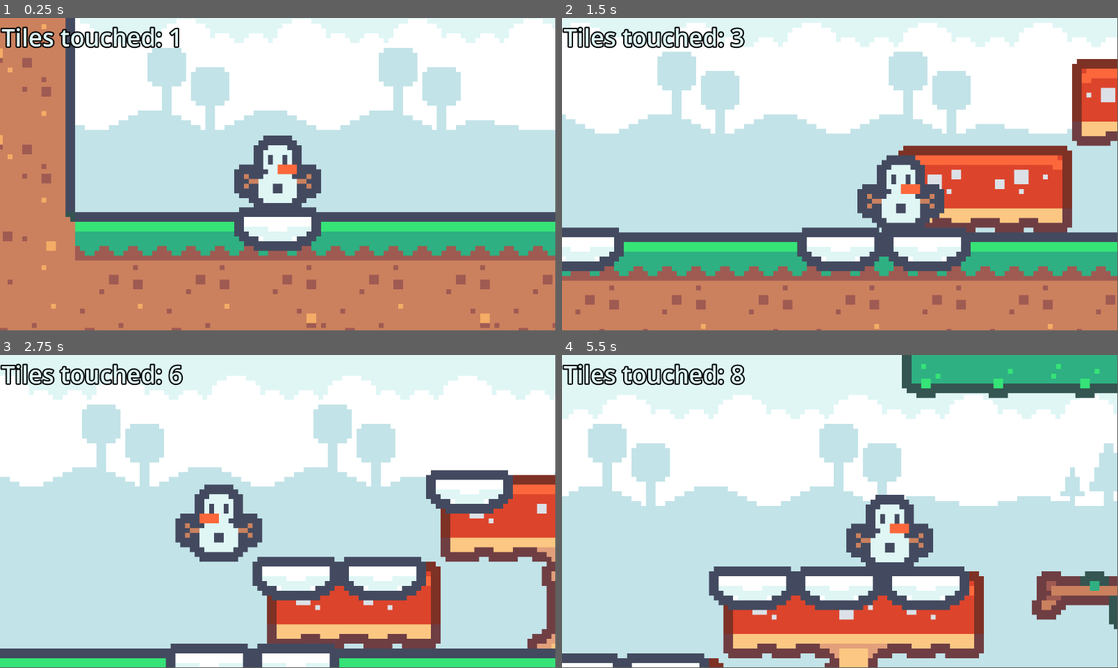
Above: before the commit, frames 1-4 (two rows, left to right).
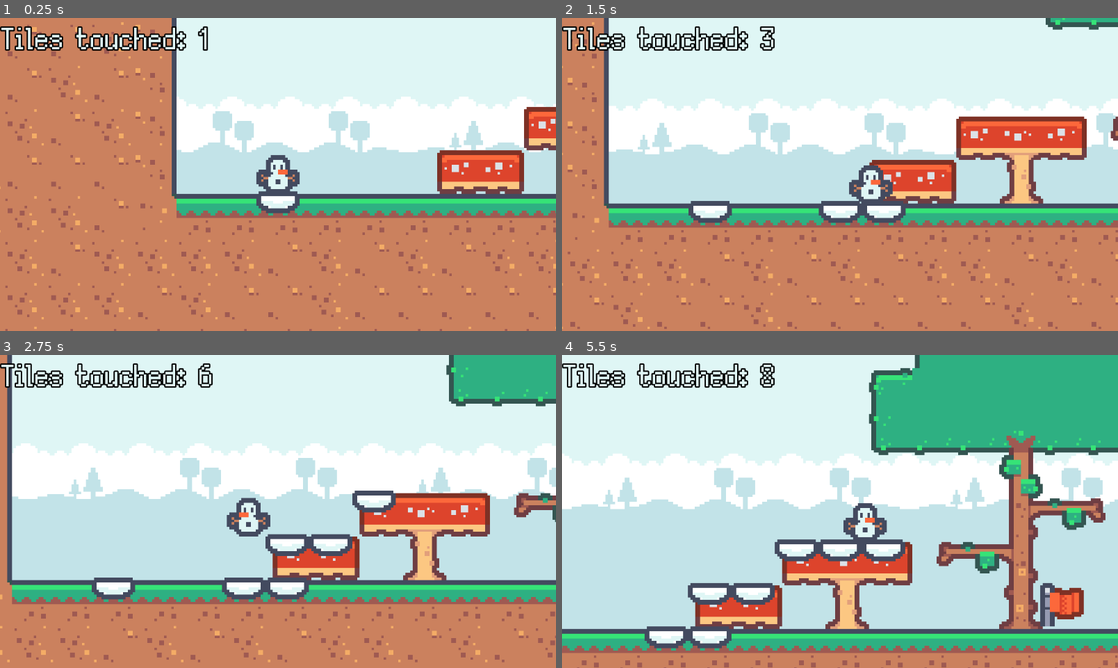
Above: after the commit, the same moments.

Repository: Loekiboy/snowman_the_game
Game: Godot game, scene res://main.tscn
Same seed, same stepped clock (60 frames per second), same inputs: the game is played once before the commit and once after it.
Inputs:
- Up to frame 1 (0.25 s): no input
- Up to frame 2 (1.5 s): tap Enter (ui_accept) at 0.5, 0.77 s; hold Right (ui_right) from 0.53 s (still down); tap Alt at 0.6 s; tap Shift at 1.35 s
- Up to frame 3 (2.75 s): tap Enter (ui_accept) at 1.52 s; release Right (ui_right) at 2.03 s; hold Left (ui_left) from 2.03 s (still down); tap Alt at 2.1 s
- Up to frame 4 (5.5 s): release Left (ui_left) at 2.78 s; hold Right (ui_right) 2.78-4.28 s; tap Shift at 2.85, 4.35 s; tap Enter (ui_accept) at 3.02, 3.77, 4.52 s; tap Alt at 3.6, 5.1 s; hold Left (ui_left) 4.28-5.03 s; hold Right (ui_right) from 5.03 s (still down)
In our replay, the window is 799x449 before the commit and 800x450 after it. These sizes can differ from the game's own. Grey fills any space a smaller window leaves; there, only what the larger window draws over its background counts as a difference.

The runs differ from the first frame. In frame 1, 58% of the frame differs, in the area x 0-100%, y 0-100%; in frame 2, 66%; in frame 3, 71%; in frame 4, 60%.

Commit message:
Pixel art font added

Diff:
--- a/platformer-hackclub/main.tscn
+++ b/platformer-hackclub/main.tscn
@@ -1,9 +1,10 @@
-[gd_scene load_steps=13 format=4 uid="uid://tkp6t1bqmr0h"]
+[gd_scene load_steps=14 format=4 uid="uid://tkp6t1bqmr0h"]
 
 [ext_resource type="Texture2D" uid="uid://dl0731a0a3qiw" path="res://kenney_pixel-platformer/Tiles/tile_0145.png" id="1_1bvp3"]
 [ext_resource type="Script" uid="uid://ca6oomp66in6t" path="res://character_body_2d.gd" id="1_h2yge"]
 [ext_resource type="Texture2D" uid="uid://bwu41mrjphwwt" path="res://kenney_pixel-platformer/Tilemap/tilemap-backgrounds_packed.png" id="4_1bvp3"]
 [ext_resource type="Texture2D" uid="uid://c3t7xjlvp67pr" path="res://kenney_pixel-platformer/Tilemap/tilemap.png" id="4_7mycd"]
+[ext_resource type="FontFile" uid="uid://bt8tctdmwdtfd" path="res://Silver.ttf" id="4_272bh"]
 [ext_resource type="Texture2D" uid="uid://bk3yydt0lhmil" path="res://kenney_pixel-platformer/Tilemap/backgrounds_blue.png" id="5_lquwl"]
 [ext_resource type="Texture2D" uid="uid://bstf5k577yo84" path="res://kenney_pixel-platformer/Tiles/tile_0111.png" id="6_7mycd"]
 
@@ -696,7 +697,7 @@
 
 [node name="Camera2D" type="Camera2D" parent="CharacterBody2D"]
 position = Vector2(261, 315)
-zoom = Vector2(10, 10)
+zoom = Vector2(5, 5)
 position_smoothing_enabled = true
 
 [node name="SnowLayer" type="TileMapLayer" parent="."]
@@ -711,36 +712,45 @@
 [node name="UI" type="CanvasLayer" parent="."]
 
 [node name="WinPopup" type="Panel" parent="UI"]
+visible = false
 anchors_preset = 8
 anchor_left = 0.5
 anchor_top = 0.5
 anchor_right = 0.5
 anchor_bottom = 0.5
-offset_left = -230.0
-offset_top = -318.0
-offset_right = 234.0
-offset_bottom = -120.0
+offset_left = -351.0
+offset_top = -169.0
+offset_right = 351.0
+offset_bottom = 169.0
 grow_horizontal = 2
 grow_vertical = 2
 tooltip_text = "You win!"
 
 [node name="YouWon" type="TextEdit" parent="UI/WinPopup"]
 layout_mode = 0
-offset_left = 60.0
-offset_top = 6.0
-offset_right = 390.0
-offset_bottom = 114.0
+offset_left = 49.0
+offset_top = 24.0
+offset_right = 633.0
+offset_bottom = 194.0
 theme_override_colors/font_color = Color(0.21176471, 0.8901961, 0.46666667, 1)
-theme_override_font_sizes/font_size = 70
+theme_override_colors/font_outline_color = Color(0.20392157, 0.33333334, 0.31764707, 1)
+theme_override_constants/outline_size = 16
+theme_override_fonts/font = ExtResource("4_272bh")
+theme_override_font_sizes/font_size = 228
 text = "You won!"
+context_menu_enabled = false
 
 [node name="TextEdit" type="TextEdit" parent="UI/WinPopup"]
 layout_mode = 0
-offset_left = 84.0
-offset_top = 120.0
-offset_right = 368.0
-offset_bottom = 175.0
-theme_override_font_sizes/font_size = 30
+offset_left = 21.0
+offset_top = 207.0
+offset_right = 670.0
+offset_bottom = 308.0
+theme_override_colors/font_color = Color(0.17254902, 0.77254903, 0.9647059, 1)
+theme_override_colors/font_outline_color = Color(0.2627451, 0.2901961, 0.37254903, 1)
+theme_override_constants/outline_size = 8
+theme_override_fonts/font = ExtResource("4_272bh")
+theme_override_font_sizes/font_size = 114
 text = "tiles touched:  123"
 
 [node name="TileCounterLabel" type="Label" parent="UI"]
@@ -753,7 +763,8 @@
 theme_override_colors/font_color = Color(0.8745098, 0.9647059, 0.9607843, 1)
 theme_override_colors/font_outline_color = Color(0, 0, 0, 1)
 theme_override_constants/outline_size = 11
-theme_override_font_sizes/font_size = 50
+theme_override_fonts/font = ExtResource("4_272bh")
+theme_override_font_sizes/font_size = 95
 text = "Tiles touched: 0"
 
 [node name="TileMapLayer2" type="TileMapLayer" parent="."]
--- a/platformer-hackclub/project.godot
+++ b/platformer-hackclub/project.godot
@@ -14,6 +14,11 @@
 run/main_scene="uid://tkp6t1bqmr0h"
 config/features=PackedStringArray("4.5", "GL Compatibility")
 config/icon="res://icon.svg"
+
+[display]
+
+window/stretch/mode="canvas_items"
+window/stretch/scale_mode="integer"
 
 [editor_plugins]
 
Binary file added: platformer-hackclub/Silver.ttf
Not shown, added: platformer-hackclub/Silver.ttf.import
Not shown, added: platformer-hackclub/credits.txt
